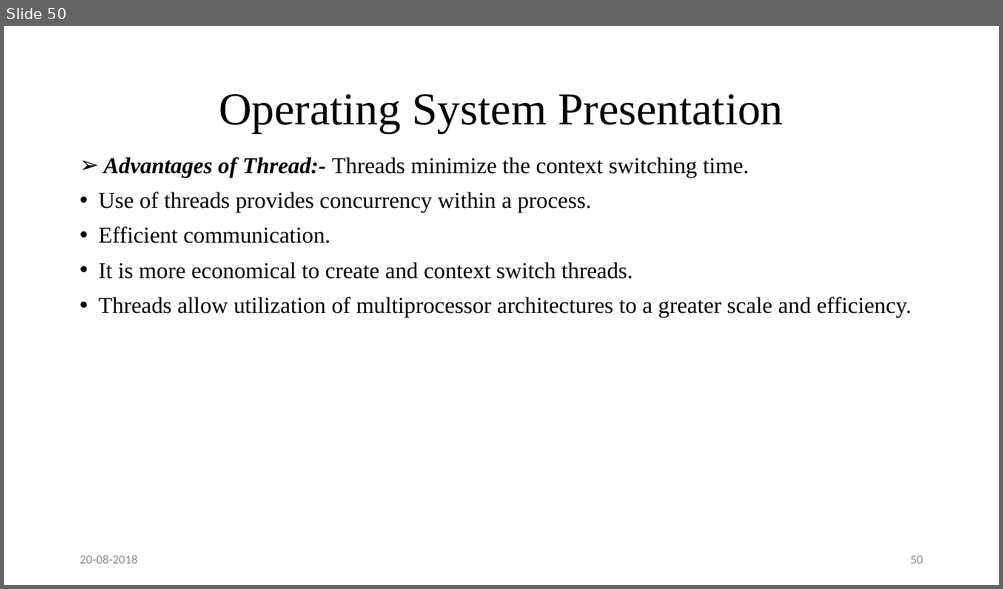
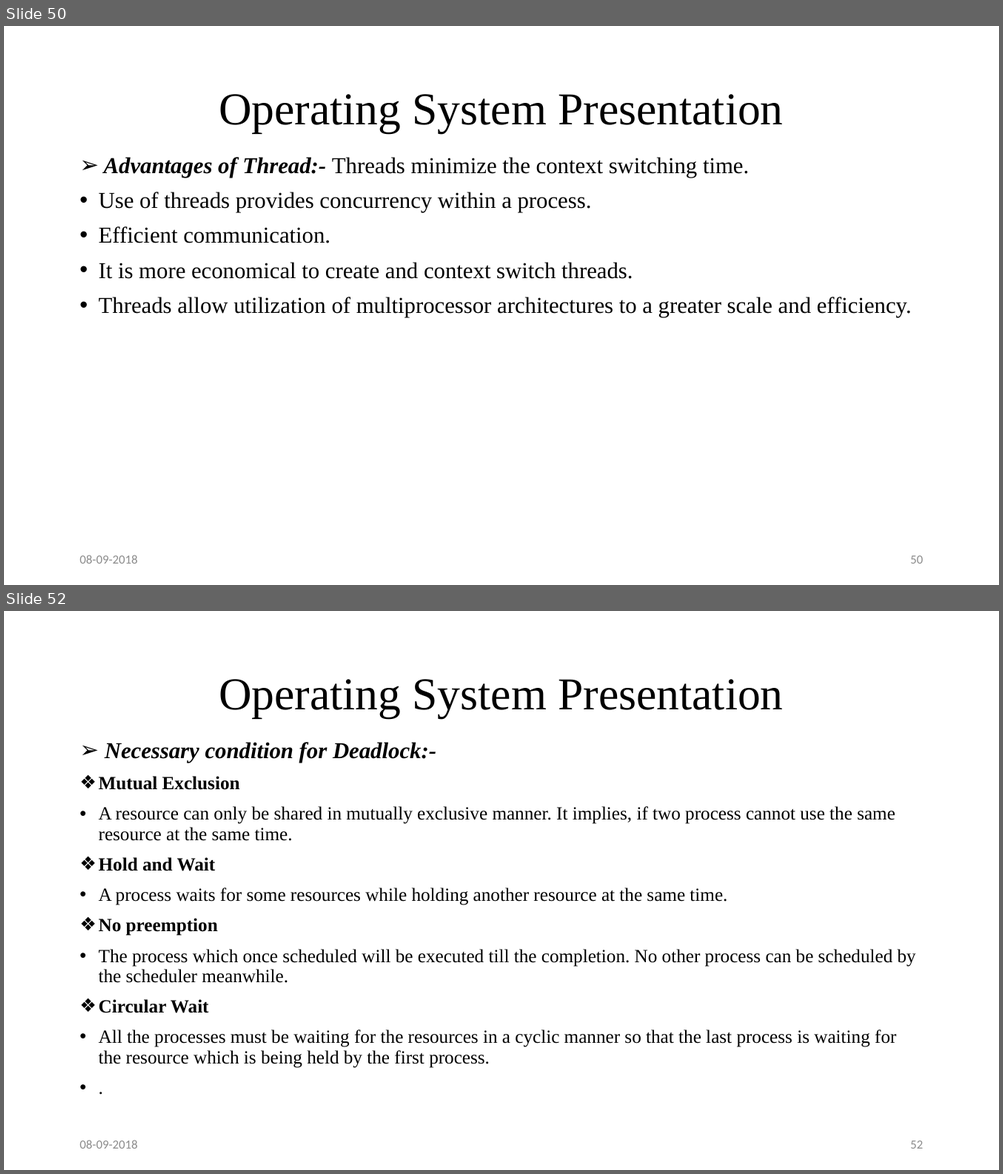
Before and after one commit to sumonkarmakar/Presentation, a slide deck: Operating System Presentation.pptx. Shown one above the other, each under a label of ours: slide 50 before the commit, slides 50 and 52 after it; the slides between them are not shown. The pictures are 1003x589 and 1003x1174 pixels, drawn with LibreOffice and Linux fonts; fonts in the diff are those of the drawing. Boxes give left, top, right and bottom in pixels: in the first picture for what was removed or moved away, otherwise in the second. Text is boxed around its words. In the diff, an @@ line names an element or a change of style, - is before the commit and + after.

```diff
--- a/Operating System Presentation.pptx
+++ b/Operating System Presentation.pptx
@@ slide 52 added at [4,611,999,1170], background #FFFFFF @@
@@ title added at [219,679,782,718], 44 pt, text #000000 @@
+Operating System Presentation
@@ text added at [99,742,916,1068], 18 pt, text #000000 @@
+➢ Necessary condition for Deadlock:-
+❖ Mutual Exclusion
+• A resource can only be shared in mutually exclusive manner. It implies, if two process cannot use the same resource at the same time.
+❖ Hold and Wait
+• A process waits for some resources while holding another resource at the same time.
+❖ No preemption
+• The process which once scheduled will be executed till the completion. No other process can be scheduled by the scheduler meanwhile.
+❖ Circular Wait
+• All the processes must be waiting for the resources in a cyclic manner so that the last process is waiting for the resource which is being held by the first process.
+• .
@@ text added at [79,1140,137,1149], 12 pt, text #8C8C8C @@
+08-09-2018
@@ page number added at [910,1141,922,1149], 12 pt, text #8C8C8C @@
+52
@@ slide 50 changed as well @@
@@ text at [79,555,137,564]: text changed @@
-20-08-2018
+08-09-2018
```
Also in this commit, not shown: 50 other slides changed, 85 other slides added.
